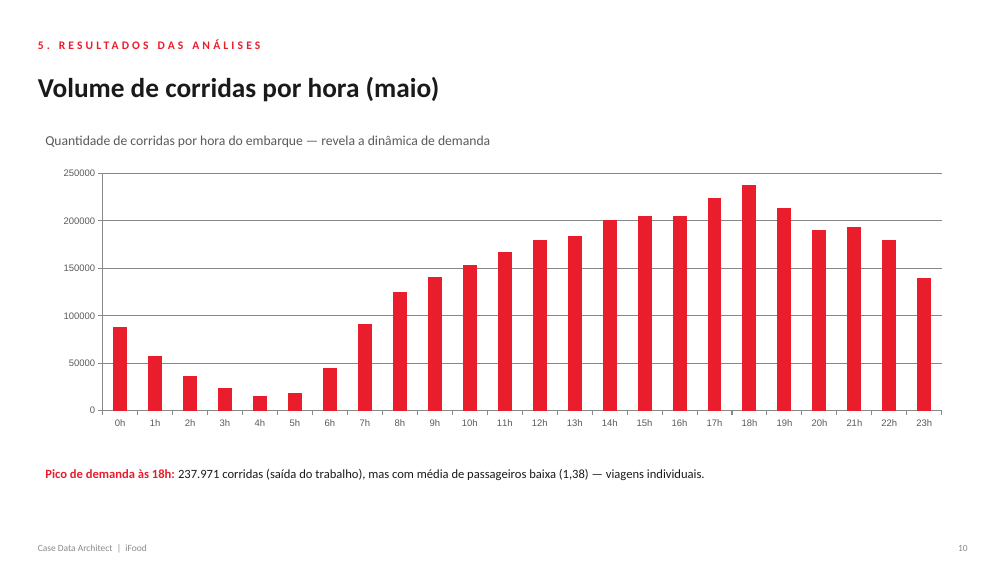
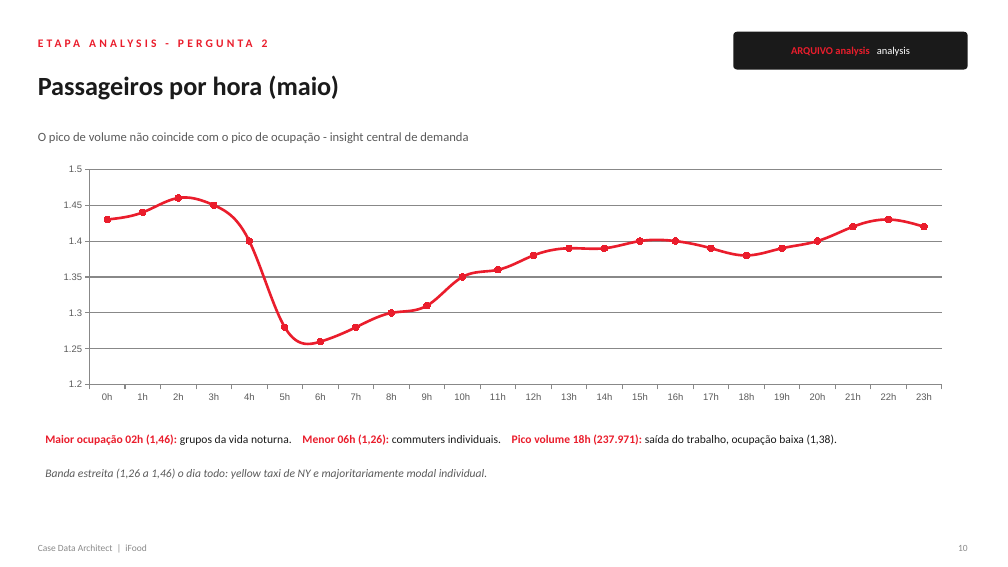
Before and after one commit to carlosnatale/ifood-case, a slide deck: slide 10 of apresentacao/Apresentacao_Case_iFood.pptx. Drawn at 1008x567 pixels with LibreOffice and Linux fonts; fonts in the diff are those of the drawing. Boxes give left, top, right and bottom in pixels: in the first picture for what was removed or moved away, otherwise in the second. Text is boxed around its words. In the diff, an @@ line names an element or a change of style, - is before the commit and + after.

```diff
--- a/apresentacao/Apresentacao_Case_iFood.pptx
+++ b/apresentacao/Apresentacao_Case_iFood.pptx
@@ text removed at (38, 41, 44, 49) @@
-5. RESULTADOS DAS ANÁLISES
@@ text added at (262, 39, 268, 47), 11 pt, text #EA1D2C, bold @@
+ETAPA ANALYSIS - PERGUNTA 2
@@ rounded rectangle added at (734, 32, 968, 70), fill #1A1A1A @@
@@ text added at (791, 46, 910, 56), 10 pt, text #EA1D2C, bold @@
+ARQUIVO analysis analysis
@@ text at (38, 75, 339, 100): text changed; size 26 to 25 pt @@
-Volume de corridas por hora (maio)
+Passageiros por hora (maio)
@@ text at (38, 132, 468, 143): text changed; size 13 to 12 pt @@
-Quantidade de corridas por hora do embarque — revela a dinâmica de demanda
+O pico de volume não coincide com o pico de ocupação - insight central de demanda
@@ column chart at (45, 159, 960, 408) @@
@@ column chart to line chart @@
-Series 1: 89000, 58000, 37000, 24000, 16000, 18000, 45000, 92000, 125000, 141000, 153000, 167000, 180000, 184000, 201000, 205000, 205000, 224000, 238000, 214000, 190000, 194000, 179000, 140000
+Series 1: 1.43, 1.44, 1.46, 1.45, 1.4, 1.28, 1.26, 1.28, 1.3, 1.31, 1.35, 1.36, 1.38, 1.39, 1.39, 1.4, 1.4, 1.39, 1.38, 1.39, 1.4, 1.42, 1.43, 1.42
@@ value axis changed @@
@@ bar spacing changed @@
@@ line chart: place and size @@
-line chart at (45, 163, 960, 435)
+line chart at (45, 159, 960, 408)
@@ text at (45, 434, 837, 445): text changed; size 12 to 11 pt @@
-Pico de demanda às 18h: 237.971 corridas (saída do trabalho), mas com média de passageiros baixa (1,38) — viagens individuais.
+Maior ocupação 02h (1,46): grupos da vida noturna. Menor 06h (1,26): commuters individuais. Pico volume 18h (237.971): saída do trabalho, ocupação baixa (1,38).
@@ text added at (45, 469, 487, 479), 11 pt, text #5A5A5A, italic @@
+Banda estreita (1,26 a 1,46) o dia todo: yellow taxi de NY e majoritariamente modal individual.
```
Also in this commit, not shown: 4 other slides changed, 8 slides added, 8 slides removed.
